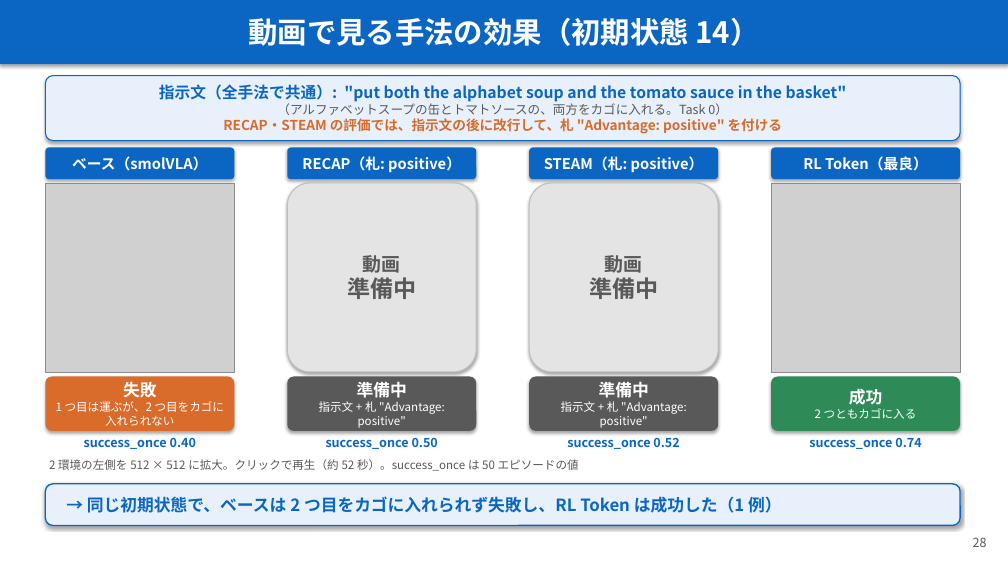
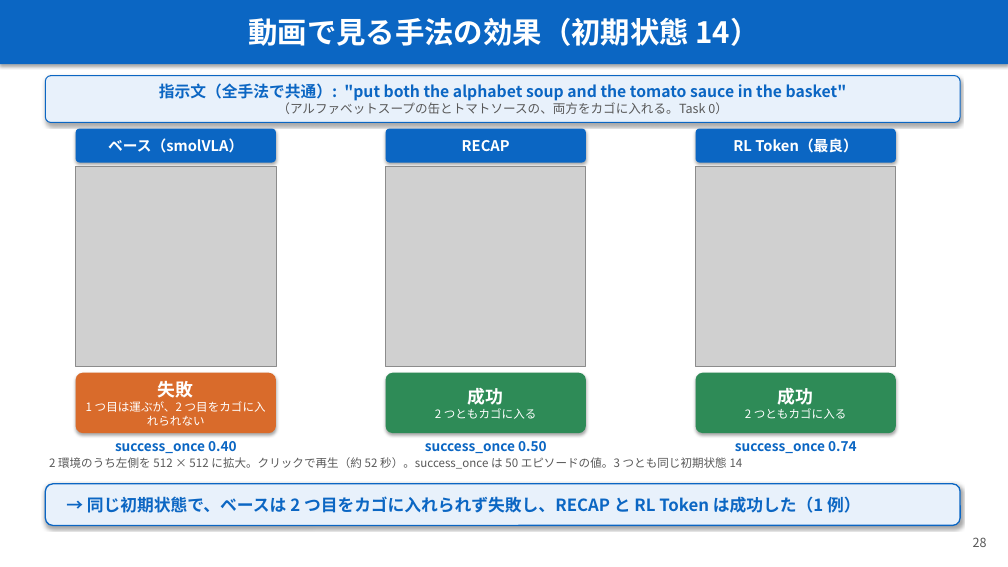
Before and after one commit to Junhand/libero_RL, a slide deck: slide 28 of docs/RECAP_STEAM_RLToken.pptx. Drawn at 1008x567 pixels with LibreOffice and Linux fonts; fonts in the diff are those of the drawing; grey boxes stand for pictures. Boxes give left, top, right and bottom in pixels: in the first picture for what was removed or moved away, otherwise in the second. Text is boxed around its words. In the diff, an @@ line names an element or a change of style, - is before the commit and + after.

```diff
--- a/docs/RECAP_STEAM_RLToken.pptx
+++ b/docs/RECAP_STEAM_RLToken.pptx
@@ rounded rectangle "指示文（全手法で共通）: "put both the alphabet ...": place and size @@
-rounded rectangle "指示文（全手法で共通）: "put both the alphabet ..." at box(45, 76, 960, 141)
+rounded rectangle "指示文（全手法で共通）: "put both the alphabet ..." at box(45, 76, 960, 123)
@@ text in rounded rectangle at box(223, 118, 782, 134): paragraph removed @@
-RECAP・STEAM の評価では、指示文の後に改行して、札 "Advantage: positive" を付ける
@@ rounded rectangle "ベース（smolVLA）": place and size @@
-rounded rectangle "ベース（smolVLA）" at box(45, 147, 234, 179)
+rounded rectangle "ベース（smolVLA）" at box(76, 129, 276, 163)
@@ rounded rectangle "RECAP": place and size @@
-rounded rectangle "RECAP" at box(287, 147, 476, 179)
+rounded rectangle "RECAP" at box(386, 129, 586, 163)
@@ text in rounded rectangle at box(462, 140, 510, 151): text changed @@
-RECAP（札: positive）
+RECAP
@@ rounded rectangle removed at box(529, 147, 718, 179) @@
-STEAM（札: positive）
@@ rounded rectangle "RL Token（最良）": place and size @@
-rounded rectangle "RL Token（最良）" at box(771, 147, 960, 179)
+rounded rectangle "RL Token（最良）" at box(696, 129, 896, 163)
@@ picture: place and size @@
-picture at box(45, 183, 234, 372)
+picture at box(76, 166, 276, 367)
@@ picture added at box(386, 166, 586, 367) @@
@@ picture: place and size @@
-picture at box(771, 183, 960, 372)
+picture at box(696, 166, 896, 367)
@@ rounded rectangle removed at box(287, 183, 476, 372) @@
-動画
-準備中
@@ rounded rectangle removed at box(529, 183, 718, 372) @@
-動画
-準備中
@@ rounded rectangle "失敗": place and size @@
-rounded rectangle "失敗" at box(45, 377, 234, 431)
+rounded rectangle "失敗" at box(76, 373, 276, 433)
@@ text in rounded rectangle at box(158, 381, 194, 398): size 16 to 17 pt in "失敗" @@
@@ rounded rectangle "成功": place and size @@
-rounded rectangle "成功" at box(287, 377, 476, 431)
+rounded rectangle "成功" at box(386, 373, 586, 433)
@@ rounded rectangle "成功" at box(386, 373, 586, 433): fill #595959 to #2E8B57 @@
@@ text in rounded rectangle at box(435, 388, 537, 419): text changed @@
-準備中
-指示文 + 札 "Advantage: positive"
+成功
+2 つともカゴに入る
@@ rounded rectangle removed at box(529, 377, 718, 431) @@
-準備中
-指示文 + 札 "Advantage: positive"
@@ rounded rectangle "成功": place and size @@
-rounded rectangle "成功" at box(771, 377, 960, 431)
+rounded rectangle "成功" at box(696, 373, 896, 433)
@@ text in rounded rectangle at box(778, 388, 814, 405): size 16 to 17 pt in "成功" @@
@@ text "success_once 0.40": place and size @@
-text "success_once 0.40" at box(84, 437, 196, 449)
+text "success_once 0.40" at box(115, 441, 237, 453)
@@ text "success_once 0.40" at box(115, 441, 237, 453): size 12 to 13 pt @@
@@ text "success_once 0.50" at box(425, 441, 547, 453): size 12 to 13 pt @@
@@ text "success_once 0.50": place and size @@
-text "success_once 0.50" at box(326, 437, 438, 449)
+text "success_once 0.50" at box(425, 441, 547, 453)
@@ text at box(735, 441, 857, 453): text changed; size 12 to 13 pt @@
-success_once 0.52
+success_once 0.74
@@ text removed at box(809, 438, 921, 449) @@
-success_once 0.74
@@ text at box(49, 457, 743, 469): text changed @@
-2 環境の左側を 512 × 512 に拡大。クリックで再生（約 52 秒）。success_once は 50 エピソードの値
+2 環境のうち左側を 512 × 512 に拡大。クリックで再生（約 52 秒）。success_once は 50 エピソードの値。3 つとも同じ初期状態 14
@@ text in rounded rectangle at box(87, 496, 861, 513): text changed @@
-→ 同じ初期状態で、ベースは 2 つ目をカゴに入れられず失敗し、RL Token は成功した（1 例）
+→ 同じ初期状態で、ベースは 2 つ目をカゴに入れられず失敗し、RECAP と RL Token は成功した（1 例）
```
Also in this commit, not shown: 3 other slides changed, 1 slide added, 7 other files.
